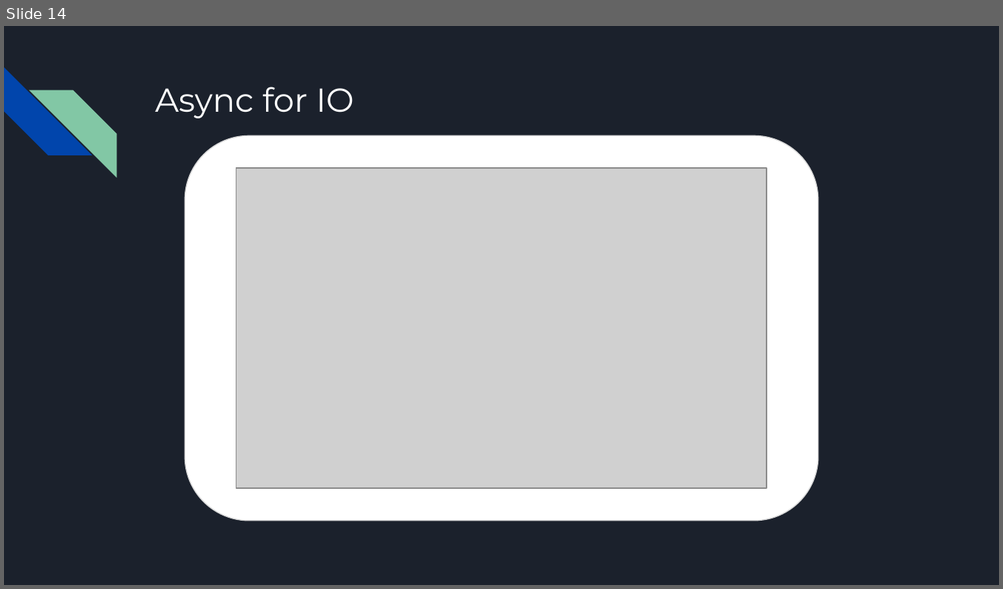
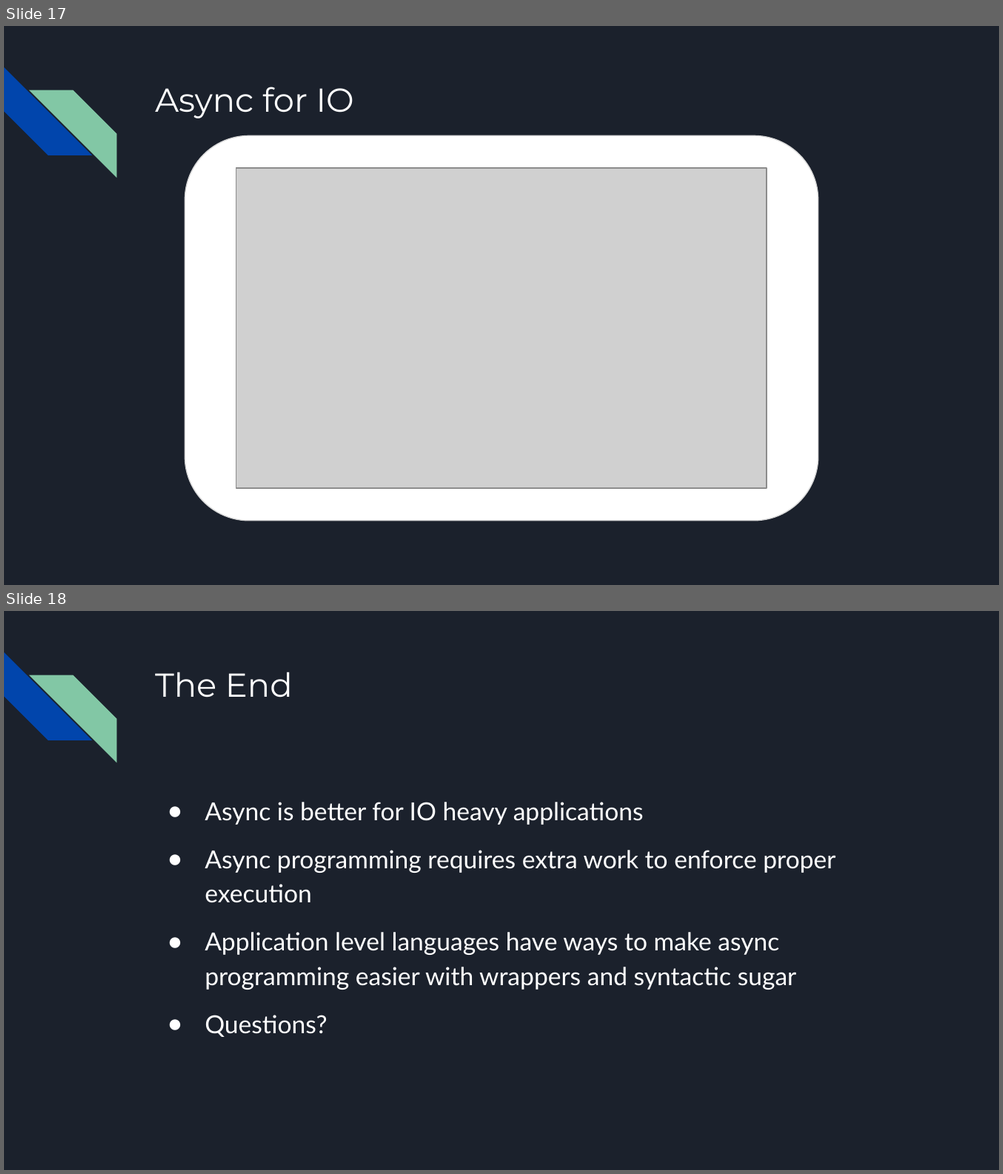
Before and after one commit to tylerjohnhaden/AsyncPresentation, a slide deck: AsyncPresentation.pptx. Shown one above the other, each under a label of ours: slide 14 before the commit, slides 17 and 18 after it. The pictures are 1003x589 and 1003x1174 pixels, drawn with LibreOffice and Linux fonts; fonts in the diff are those of the drawing; grey boxes stand for pictures. Boxes give left, top, right and bottom in pixels: in the first picture for what was removed or moved away, otherwise in the second. Text is boxed around its words. In the diff, an @@ line names an element or a change of style, - is before the commit and + after.

```diff
--- a/AsyncPresentation.pptx
+++ b/AsyncPresentation.pptx
@@ slide 18 added at (4, 611, 999, 1170), background #1B212C; not listed: 2 template elements that a slide beside it also shows @@
@@ title added at (155, 672, 293, 698), 24 pt, text #FFFFFF @@
+The End
@@ text added at (205, 802, 835, 1037), 18 pt, text #FFFFFF @@
+● Async is better for IO heavy applications
+● Async programming requires extra work to enforce proper execution
+● Application level languages have ways to make async programming easier with wrappers and syntactic sugar
+● Questions?
@@ what was slide 14 is now slide 17 @@
```
Also in this commit, not shown: 3 slides changed, 13 other slides added, 10 slides removed.
